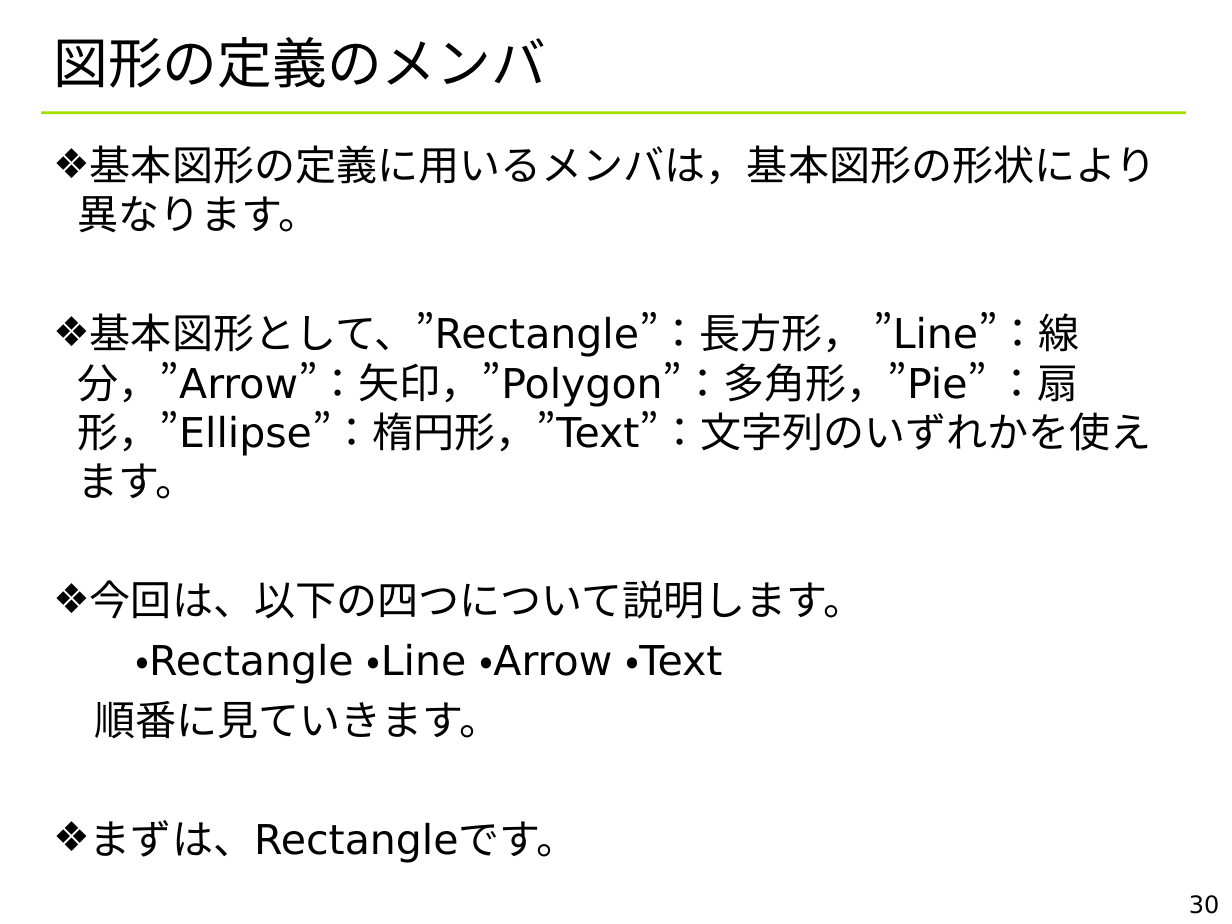
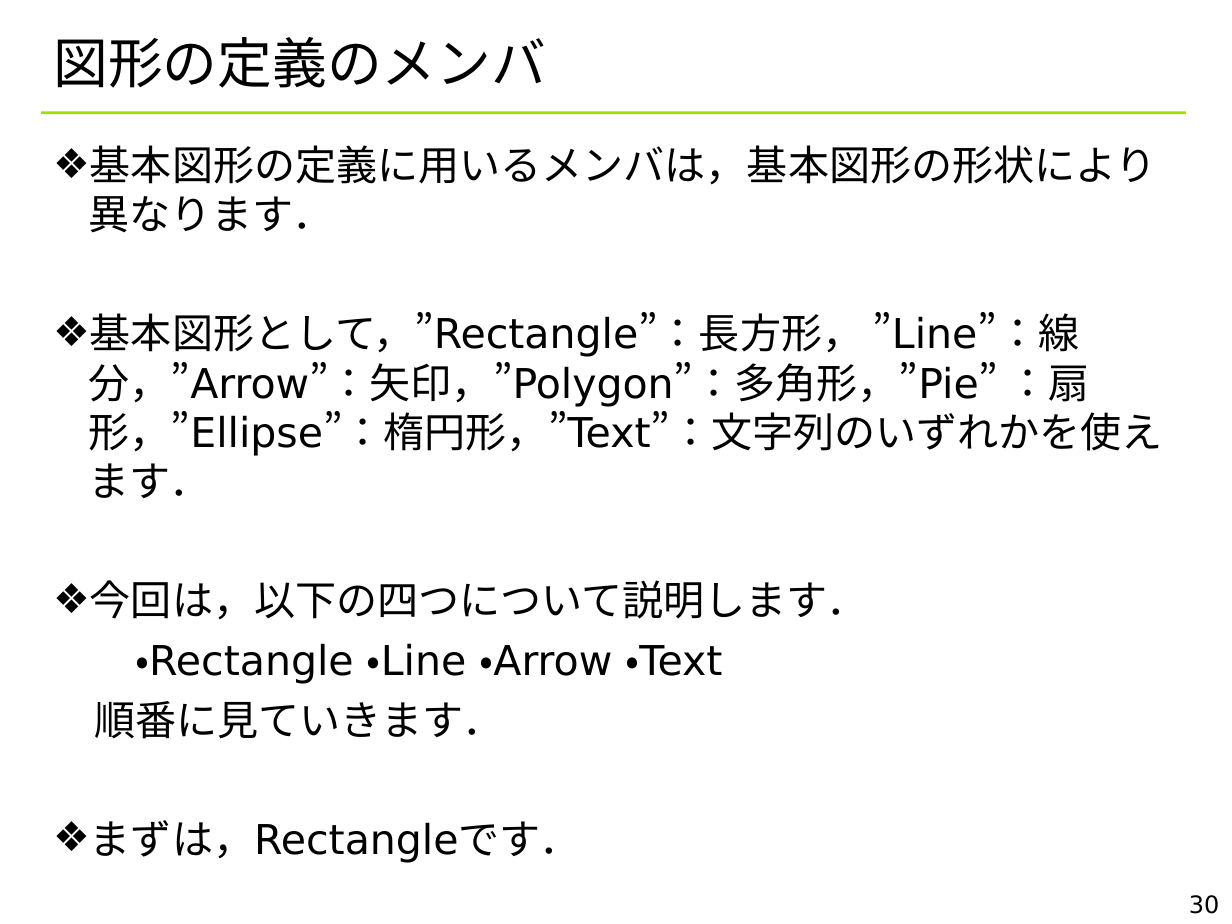
Before and after one commit to YixiaoLi/tlv4mc, a slide deck: slide 30 of doc/TLV_visualize_rules.ppt. Drawn at 1232x924 pixels with LibreOffice and Linux fonts; fonts in the diff are those of the drawing; background and template pictures are left out. Boxes give left, top, right and bottom in pixels: in the first picture for what was removed or moved away, otherwise in the second. Text is boxed around its words. In the diff, an @@ line names an element or a change of style, - is before the commit and + after.

```diff
--- a/doc/TLV_visualize_rules.ppt
+++ b/doc/TLV_visualize_rules.ppt
@@ text at (89, 145, 1163, 620): text changed @@
-❖ 基本図形の定義に用いるメンバは，基本図形の形状により異なります。
-❖ 基本図形として、”Rectangle”：長方形， ”Line”：線分，”Arrow”：矢印，”Polygon”：多角形，”Pie” ：扇形，”Ellipse”：楕円形，”Text”：文字列のいずれかを使えます。
-❖ 今回は、以下の四つについて説明します。
+❖ 基本図形の定義に用いるメンバは，基本図形の形状により異なります．
+❖ 基本図形として，”Rectangle”：長方形， ”Line”：線分，”Arrow”：矢印，”Polygon”：多角形，”Pie” ：扇形，”Ellipse”：楕円形，”Text”：文字列のいずれかを使えます．
+❖ 今回は，以下の四つについて説明します．
@@ text at (90, 701, 580, 863): text changed @@
-順番に見ていきます。
-❖ まずは、Rectangleです。
+順番に見ていきます．
+❖ まずは，Rectangleです．
```
Also in this commit, not shown: 41 other slides changed, 4 other files.
